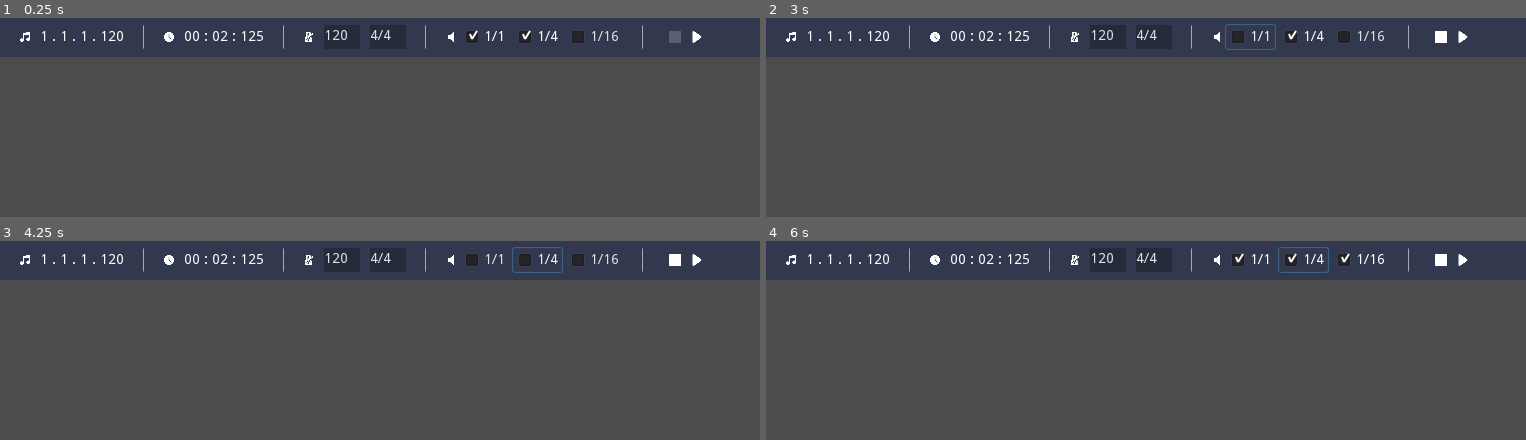
Above: before the commit, frames 1-4 (two rows, left to right).
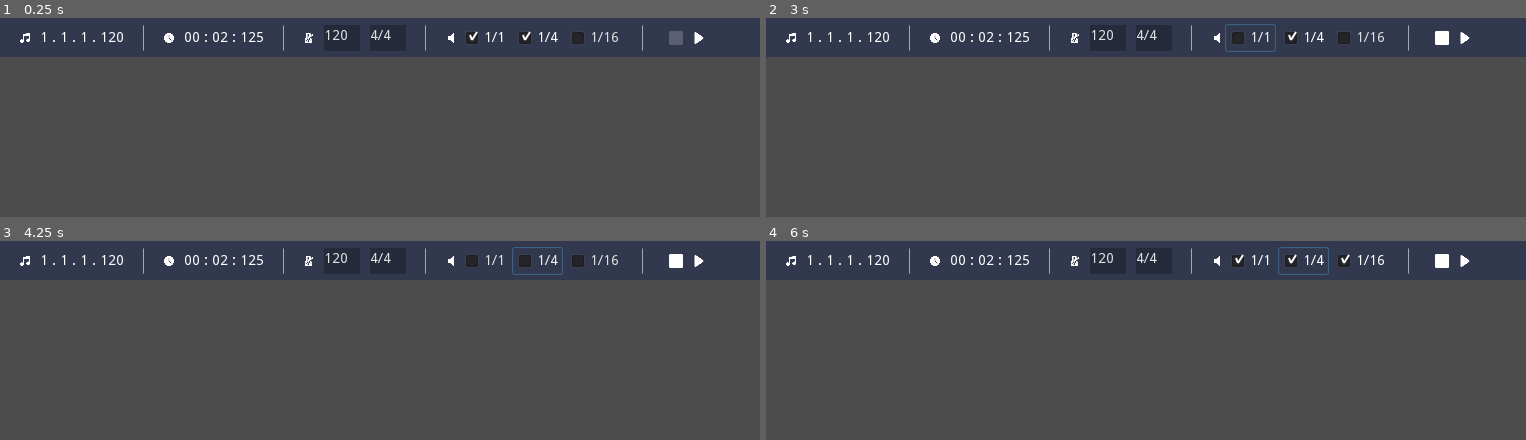
Above: after the commit, the same moments.

Repository: rezgi/Platform-Music
Game: Godot game, scene res://Metronome/Metronome_UI.tscn
Two runs of this game, one before a commit and one after it. Both use one fixed random seed, a clock stepped at 60 frames per second and the inputs below. The project has no main scene, so this scene is started directly.
Inputs (mouse positions are in pixels of both pictures, inside the frame that each line leads up to):
- Up to frame 1 (0.25 s): no input
- Up to frame 2 (3 s): click (1442, 37) at 0.5 s; click (1465, 37) at 1.25 s; click (1465, 37) at 2 s; click "1/1" at 2.75 s
- Up to frame 3 (4.25 s): click "1/4" at 3.5 s
- Up to frame 4 (6 s): click "1/16" at 4.25 s; click "1/1" at 5 s; click "1/4" at 5.75 s

The runs differ from the first frame. In frame 1, 0.7% of the frame differs, in the area x 2-93%, y 6-17%; in frame 2, 0.7%; in frame 3, 0.7%; in frame 4, 0.8%, in the area x 2-93%, y 6-18%.

Commit message:
Working Play / Pause / Stop buttons (unclean and buggy)
- finished wiring button logic, but feels messy
- bug when input error then correct again
- understood _ready(), _init() and instancing logic
- will redesign scripts with assigning nodes when script is ready
- will experiment on UDF design for better code design

Diff:
--- a/Metronome/Assets/Icons/icon_pause.tres
+++ /dev/null
@@ -1,3 +0,0 @@
-[gd_resource type="StreamTexture" format=2]
-
-[resource]
--- a/Metronome/Metronome_UI.tscn
+++ b/Metronome/Metronome_UI.tscn
@@ -55,14 +55,13 @@
 }
 
 [node name="ContainerTempo" type="HBoxContainer" parent="Main"]
-margin_left = 20.0
-margin_right = 124.0
-margin_bottom = 24.0
+margin_right = 104.0
+margin_bottom = 26.0
 custom_constants/separation = 10
 
 [node name="IconTempo" type="TextureRect" parent="Main/ContainerTempo"]
 margin_right = 10.0
-margin_bottom = 24.0
+margin_bottom = 26.0
 rect_min_size = Vector2( 10, 10 )
 hint_tooltip = "Tempo display : [ 1/1, 1/4, 1/16, 1/128 ]"
 texture = ExtResource( 3 )
@@ -71,26 +70,26 @@
 
 [node name="LabelTempo" type="Label" parent="Main/ContainerTempo"]
 margin_left = 20.0
-margin_top = 5.0
+margin_top = 6.0
 margin_right = 104.0
-margin_bottom = 19.0
+margin_bottom = 20.0
 text = "1 . 1 . 1 . 120"
 
 [node name="sep_01" type="VSeparator" parent="Main"]
-margin_left = 134.0
-margin_right = 154.0
-margin_bottom = 24.0
+margin_left = 114.0
+margin_right = 134.0
+margin_bottom = 26.0
 custom_constants/separation = 20
 
 [node name="ContainerTime" type="HBoxContainer" parent="Main"]
-margin_left = 164.0
-margin_right = 264.0
-margin_bottom = 24.0
+margin_left = 144.0
+margin_right = 244.0
+margin_bottom = 26.0
 custom_constants/separation = 10
 
 [node name="IconTime" type="TextureRect" parent="Main/ContainerTime"]
 margin_right = 10.0
-margin_bottom = 24.0
+margin_bottom = 26.0
 rect_min_size = Vector2( 10, 10 )
 hint_tooltip = "Time duration : [Minutes, Seconds, Subdivisions]"
 texture = ExtResource( 4 )
@@ -99,26 +98,26 @@
 
 [node name="LabelTime" type="Label" parent="Main/ContainerTime"]
 margin_left = 20.0
-margin_top = 5.0
+margin_top = 6.0
 margin_right = 100.0
-margin_bottom = 19.0
+margin_bottom = 20.0
 text = "00 : 02 : 125"
 
 [node name="sep_02" type="VSeparator" parent="Main"]
-margin_left = 274.0
-margin_right = 294.0
-margin_bottom = 24.0
+margin_left = 254.0
+margin_right = 274.0
+margin_bottom = 26.0
 custom_constants/separation = 20
 
 [node name="ContainerSignature" type="HBoxContainer" parent="Main"]
-margin_left = 304.0
-margin_right = 406.0
-margin_bottom = 24.0
+margin_left = 284.0
+margin_right = 386.0
+margin_bottom = 26.0
 custom_constants/separation = 10
 
 [node name="IconSignature" type="TextureRect" parent="Main/ContainerSignature"]
 margin_right = 10.0
-margin_bottom = 24.0
+margin_bottom = 26.0
 rect_min_size = Vector2( 10, 10 )
 hint_tooltip = "Time Signature : BPM - Bar / Beat"
 texture = ExtResource( 5 )
@@ -128,7 +127,7 @@
 [node name="TextEditBPM" type="TextEdit" parent="Main/ContainerSignature"]
 margin_left = 20.0
 margin_right = 56.0
-margin_bottom = 24.0
+margin_bottom = 26.0
 rect_min_size = Vector2( 36, 20 )
 custom_styles/normal = SubResource( 1 )
 text = "120"
@@ -141,7 +140,7 @@
 [node name="TextEditSignature" type="TextEdit" parent="Main/ContainerSignature"]
 margin_left = 66.0
 margin_right = 102.0
-margin_bottom = 24.0
+margin_bottom = 26.0
 rect_min_size = Vector2( 36, 20 )
 custom_styles/normal = SubResource( 1 )
 text = "4/4"
@@ -162,22 +161,22 @@
 stretch_mode = 6
 
 [node name="sep_03" type="VSeparator" parent="Main"]
-margin_left = 416.0
-margin_right = 436.0
-margin_bottom = 24.0
+margin_left = 396.0
+margin_right = 416.0
+margin_bottom = 26.0
 custom_constants/separation = 20
 
 [node name="ContainerSound" type="HBoxContainer" parent="Main"]
-margin_left = 446.0
-margin_right = 623.0
-margin_bottom = 24.0
+margin_left = 426.0
+margin_right = 603.0
+margin_bottom = 26.0
 __meta__ = {
 "_edit_use_anchors_": false
 }
 
 [node name="IconSound" type="TextureRect" parent="Main/ContainerSound"]
 margin_right = 10.0
-margin_bottom = 24.0
+margin_bottom = 26.0
 rect_min_size = Vector2( 10, 10 )
 hint_tooltip = "Enable Metronome Clic on : [Measure, Beats, Sixteenths]"
 texture = ExtResource( 6 )
@@ -187,7 +186,7 @@
 [node name="CheckBoxSoundMeasure" type="CheckBox" parent="Main/ContainerSound"]
 margin_left = 14.0
 margin_right = 63.0
-margin_bottom = 24.0
+margin_bottom = 26.0
 pressed = true
 text = "1/1"
 __meta__ = {
@@ -197,7 +196,7 @@
 [node name="CheckBoxSoundQuart" type="CheckBox" parent="Main/ContainerSound"]
 margin_left = 67.0
 margin_right = 116.0
-margin_bottom = 24.0
+margin_bottom = 26.0
 pressed = true
 text = "1/4"
 __meta__ = {
@@ -207,28 +206,28 @@
 [node name="CheckBoxSoundSixteen" type="CheckBox" parent="Main/ContainerSound"]
 margin_left = 120.0
 margin_right = 177.0
-margin_bottom = 24.0
+margin_bottom = 26.0
 text = "1/16"
 __meta__ = {
 "_edit_use_anchors_": false
 }
 
 [node name="sep_04" type="VSeparator" parent="Main"]
-margin_left = 633.0
-margin_right = 653.0
-margin_bottom = 24.0
+margin_left = 613.0
+margin_right = 633.0
+margin_bottom = 26.0
 custom_constants/separation = 20
 
 [node name="ContainerControls" type="HBoxContainer" parent="Main"]
-margin_left = 663.0
-margin_right = 703.0
-margin_bottom = 24.0
+margin_left = 643.0
+margin_right = 685.0
+margin_bottom = 26.0
 
 [node name="ButtonStop" type="Button" parent="Main/ContainerControls"]
 modulate = Color( 1, 1, 1, 0.196078 )
-margin_right = 24.0
-margin_bottom = 24.0
-rect_min_size = Vector2( 24, 24 )
+margin_right = 26.0
+margin_bottom = 26.0
+rect_min_size = Vector2( 26, 26 )
 hint_tooltip = "Stop Metronome"
 shortcut = SubResource( 3 )
 icon = ExtResource( 7 )
@@ -236,13 +235,13 @@
 expand_icon = true
 
 [node name="ButtonPlay" type="TextureButton" parent="Main/ContainerControls"]
-margin_left = 28.0
-margin_right = 40.0
-margin_bottom = 12.0
+margin_left = 30.0
+margin_right = 42.0
+margin_bottom = 26.0
 rect_min_size = Vector2( 12, 12 )
 hint_tooltip = "Play / Pause Metronome"
 toggle_mode = true
-shortcut = SubResource( 7 )
+shortcut = SubResource( 5 )
 texture_normal = ExtResource( 9 )
 texture_pressed = ExtResource( 13 )
 expand = true
--- a/Metronome/Scripts/metronome_api.gd
+++ b/Metronome/Scripts/metronome_api.gd
@@ -1,18 +1,12 @@
 extends Node
 
-#	check how to trigger event on tempo change
-#	check how to use triplet & dotted
-
-# CDS :
+#	CDS :
 #	start and stop need to send corresponding signals and know if started or not outside
 #	metronome has to send data, first through signal, then through UDF
 #	global variables should be in CDS
 
-# UI
-#	inputs become red when not in right format
-#	BPM ranged int (1,360) / bar ranged int (1, 64) / beat menu (2,4,8,16,32,64)
-#	no 1/1 & 1/128 on triplet / dotted
-#	can enter tempo directly ? compute new measure over 5 ? how to have ranged selection within label ?
+#	check how to trigger event on tempo change
+#	check how to use triplet & dotted
 
 onready var m := preload("res://Metronome/Scripts/metronome_core.gd").new()
 
--- a/Metronome/Scripts/metronome_inputs.gd
+++ b/Metronome/Scripts/metronome_inputs.gd
@@ -3,6 +3,14 @@
 """
 Utility functions for checking and parsing UI inputs.
 """
+
+#onready var btn_play := get_node("../../Main/ContainerControls/ButtonPlay")
+#
+#func _init() -> void:
+#	print(btn_play)
+#
+#func _ready() -> void:
+#	print(btn_play)
 
 func parse_input_bpm(text: String) -> int:
 	return 0 if int(text) > 320 or int(text) < 0 else int(text)
@@ -39,10 +47,22 @@
 		text_input.set("custom_colors/font_color", Color(0.88, 0.88, 0.88))
 		icon_warning.visible = false
 
-func disable_play(btn_play: TextureButton, warning_play: String) -> void:
+func disable_play(btn_play: TextureButton, btn_stop: Button, warning_play: String) -> void:
 	btn_play.modulate = Color("32ffffff")
 	btn_play.hint_tooltip = warning_play
+	btn_stop.hint_tooltip = warning_play
+	btn_play.disabled = true
+	btn_stop.disabled = true
 
-func check_color(input_is_ok: bool, status: String) -> Color:
-	if status == "entered": return Color("#6a9dea") if input_is_ok else Color("32ffffff")
-	else: return Color.white if input_is_ok else Color("32ffffff")
+func check_color(input_is_ok: bool, status: int) -> Color:
+	match status:
+		0:
+			return Color.white
+		1:
+			return Color("32ffffff")
+		2:
+			return Color("#6a9dea") if input_is_ok else Color("32ffffff")
+		3:
+			return Color.white if input_is_ok else Color("32ffffff")
+		_:
+			return Color.red
--- a/Metronome/Scripts/metronome_signals.gd
+++ b/Metronome/Scripts/metronome_signals.gd
@@ -5,17 +5,19 @@
 """
 
 # button status logic still messy
-# Where do (Apostrophe) in play and () in stop tooltips come from ?
+# button bug when input error and put back correct values
+# Where do (Apostrophe) in play and () in stop hints come from ?
+# 'Enter' shortcut in inputs should confirm data and focus out
+# keyboard shortcuts (Play / Stop) don't work correctly
 
 onready var i := preload("res://Metronome/Scripts/metronome_inputs.gd").new()
-onready var icon_pause := preload("res://Metronome/Assets/Icons/icon_pause.tres")
 onready var icon_warning := get_node("../../Main/ContainerSignature/IconWarning")
 onready var input_bpm := get_node("../../Main/ContainerSignature/TextEditBPM")
 onready var input_signature := get_node("../../Main/ContainerSignature/TextEditSignature")
 onready var btn_play := get_node("../../Main/ContainerControls/ButtonPlay")
 onready var btn_stop := get_node("../../Main/ContainerControls/ButtonStop")
 
-enum btn_status {ACTIVE, DISABLED, ENTERED, EXITED}
+enum btn_status {ENABLED, DISABLED, ENTERED, EXITED}
 
 var warning_bpm := "BPM must be an integer between 1 and 320"
 var warning_signature := "Bar (Bar/4) should be an integer between 1 and 64, and Beat (4/Beat) should be a power of 2"
@@ -23,7 +25,7 @@
 
 var input_is_ok := true
 var new_signature := {bpm = 0, bar = 0, beat = 0}
-var metronome_clics := {measure = false, beat = false, sixteen = false}
+var metronome_clics := {measure = true, beat = true, sixteen = false}
 var metronome_status := {play = false, pause = false}
 
 ##	Signature Inputs
@@ -34,7 +36,7 @@
 
 	if not bpm:
 		input_is_ok = false
-		i.disable_play(btn_play, warning_play)
+		i.disable_play(btn_play, btn_stop, warning_play)
 	else:
 		input_is_ok = true
 		new_signature.bpm = bpm
@@ -45,7 +47,7 @@
 
 	if not signature.check:
 		input_is_ok = false
-		i.disable_play(btn_play, warning_play)
+		i.disable_play(btn_play, btn_stop, warning_play)
 	else:
 		input_is_ok = true
 		new_signature.bar = signature.bar
@@ -74,29 +76,28 @@
 	if metronome_status.play:
 		metronome_status.play = false
 		metronome_status.pause = false
-	else: btn_stop.modulate = Color("32ffffff")
+		btn_play.pressed = false
+	else: btn_stop.modulate = i.check_color(metronome_status.play, btn_status.DISABLED)
 
 func _on_ButtonStop_mouse_entered() -> void:
-	btn_stop.modulate = i.check_color(metronome_status.play, "entered")
+	btn_stop.modulate = i.check_color(metronome_status.play, btn_status.ENTERED)
 
 func _on_ButtonStop_mouse_exited() -> void:
-	btn_stop.modulate = i.check_color(metronome_status.play, "exited")
+	btn_stop.modulate = i.check_color(metronome_status.play, btn_status.EXITED)
 
 func _on_ButtonPlay_toggled(button_pressed: bool) -> void:
-	print(button_pressed)
+	print(btn_play.pressed)
 	if button_pressed and input_is_ok:
 		metronome_status.play = true
-		btn_stop.modulate = i.check_color(metronome_status.play, "exited")
+		btn_stop.modulate = i.check_color(metronome_status.play, btn_status.ENABLED)
 	if not button_pressed:
-		# means that it's either paused or stopped
-		pass
+		metronome_status.pause = true
+		btn_stop.modulate = i.check_color(metronome_status.pause, btn_status.ENABLED)
 	if not input_is_ok:
-		btn_play.modulate = Color("32ffffff")
-		# warning message
-		pass
+		btn_play.modulate = i.check_color(input_is_ok, btn_status.DISABLED)
 
 func _on_ButtonPlay_mouse_entered() -> void:
-	btn_play.modulate = i.check_color(input_is_ok, "entered")
+	btn_play.modulate = i.check_color(input_is_ok, btn_status.ENTERED)
 
 func _on_ButtonPlay_mouse_exited() -> void:
-	btn_play.modulate = i.check_color(input_is_ok, "exited")
+	btn_play.modulate = i.check_color(input_is_ok, btn_status.EXITED)
Not shown: 1 places in Metronome/Metronome_UI.tscn that only renumber resources
Not shown, changed: TODO.md
